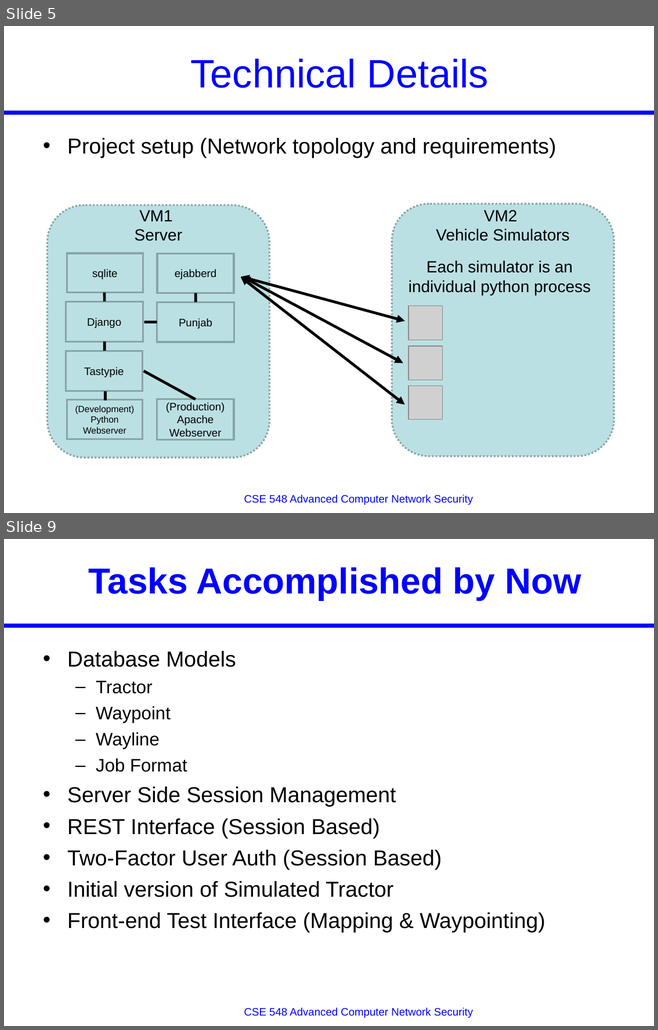
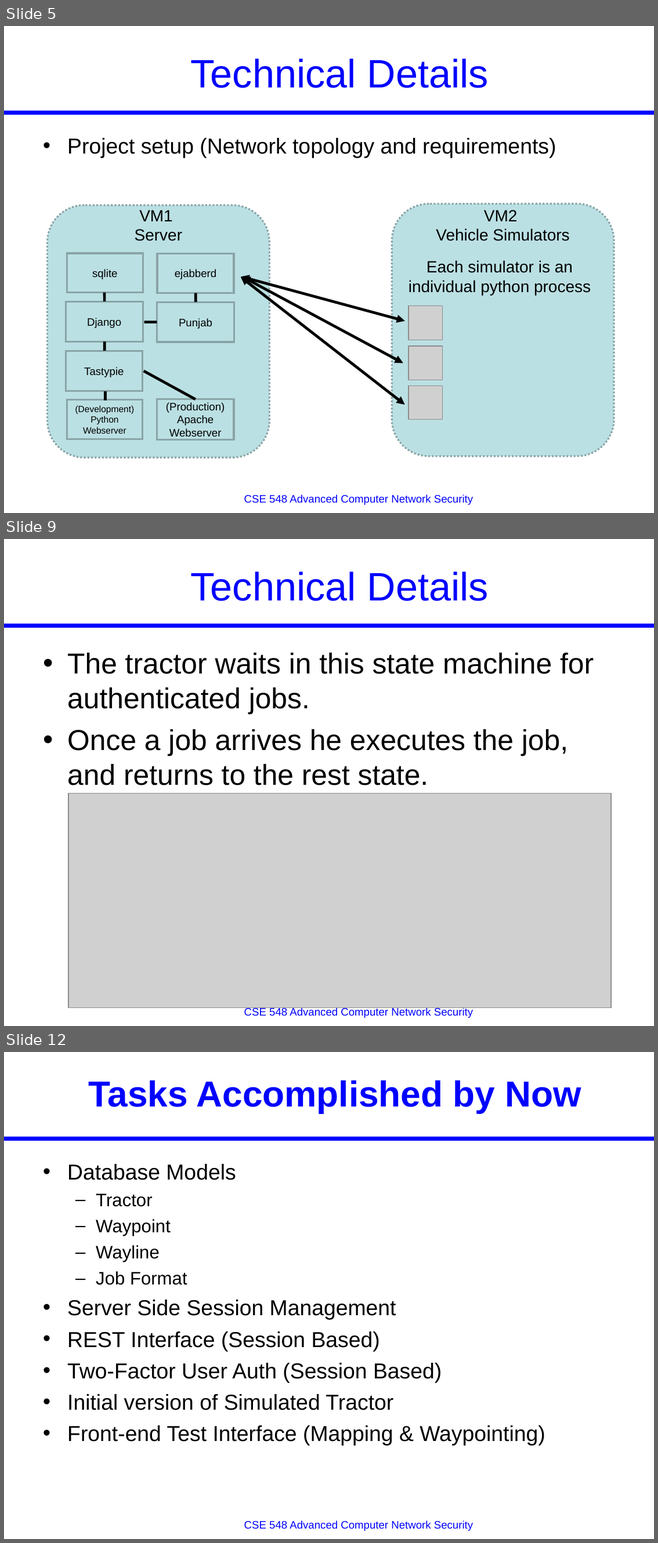
Before and after one commit to JeremyLWright/cse548, a slide deck: midterm/Presentation_Template.ppt. Shown one above the other, each under a label of ours: slides 5 and 9 before the commit, slides 5, 9 and 12 after it; the slides between them are not shown. The pictures are 658x1030 and 658x1543 pixels, drawn with LibreOffice and Linux fonts; fonts in the diff are those of the drawing; grey boxes stand for pictures. Boxes give left, top, right and bottom in pixels: in the first picture for what was removed or moved away, otherwise in the second. Text is boxed around its words. In the diff, an @@ line names an element or a change of style, - is before the commit and + after.

```diff
--- a/midterm/Presentation_Template.ppt
+++ b/midterm/Presentation_Template.ppt
@@ slide 9 added at [4, 539, 654, 1026], background #FFFFFF; not listed: 2 template elements that a slide beside it also shows @@
@@ title added at [191, 571, 488, 601], 44 pt, text #0000FF @@
+Technical Details
@@ text added at [67, 653, 593, 785], 32 pt, text #000000 @@
+• The tractor waits in this state machine for authenticated jobs.
+• Once a job arrives he executes the job, and returns to the rest state.
@@ picture added at [68, 794, 611, 1008] @@
@@ what was slide 9 is now slide 12 @@
```
Also in this commit, not shown: 2 slides changed, 6 other slides added, 4 slides removed.
